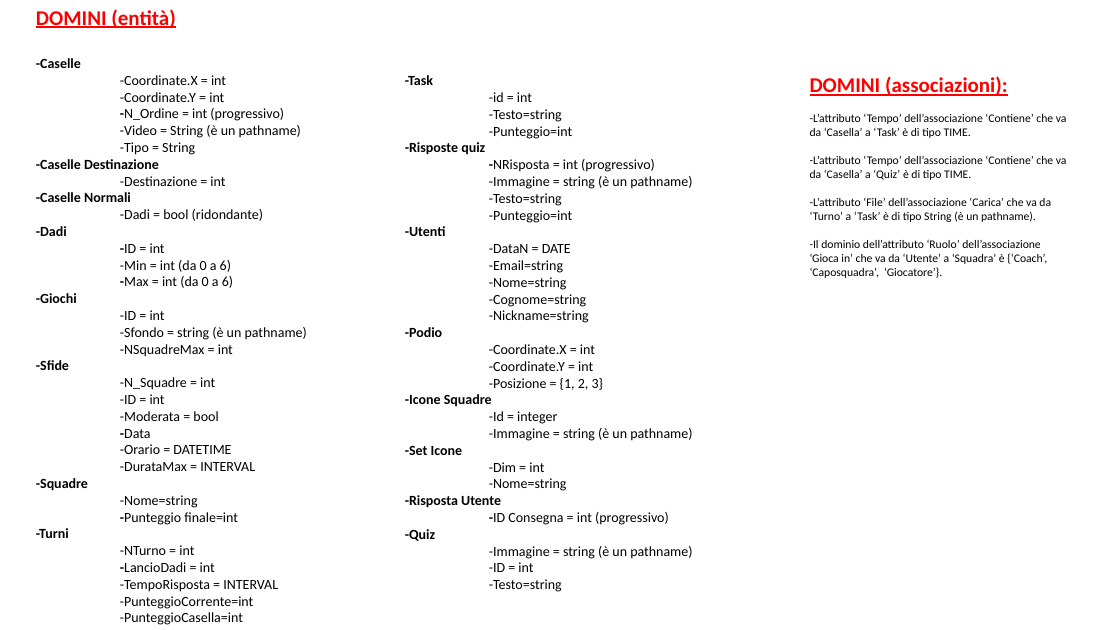
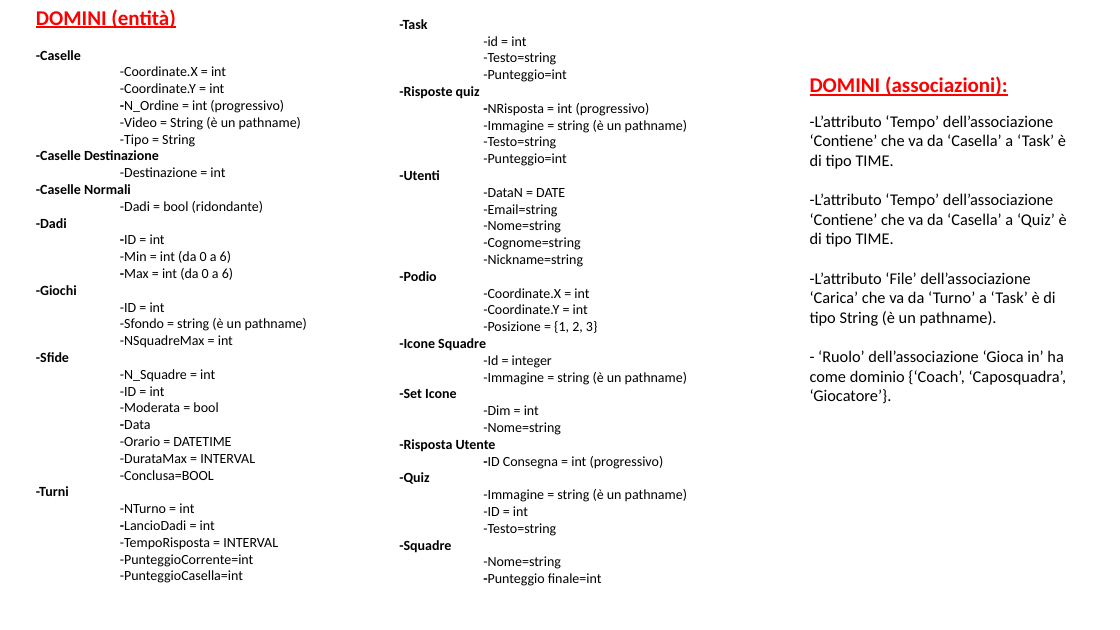
Before and after one commit to DavideGit-cs/BD_Progetto_Gruppo11, a slide deck: slide 3 of Vincoli_Domini_BDProgetto_finale.pptx. Drawn at 1120x630 pixels with LibreOffice and Linux fonts; fonts in the diff are those of the drawing. Boxes give left, top, right and bottom in pixels: in the first picture for what was removed or moved away, otherwise in the second. Text is boxed around its words. In the diff, an @@ line names an element or a change of style, - is before the commit and + after.

```diff
--- a/Vincoli_Domini_BDProgetto_finale.pptx
+++ b/Vincoli_Domini_BDProgetto_finale.pptx
@@ text "-Task": place and size @@
-text "-Task" at (405,75,692,592)
+text "-Task" at (399,19,687,586)
@@ text at (810,115,1067,326): size 10 to 14 pt in "-L’attributo ‘Tempo’ dell’associazione ‘Contiene’ che va da ...", "-L’attributo ‘Tempo’ dell’associazione ‘Contiene’ che va da ...", "-L’attributo ‘File’ dell’associazione ‘Carica’ che va da ..." @@
@@ text at (810,350,1067,404): text changed; size 10 to 14 pt @@
--Il dominio dell’attributo ‘Ruolo’ dell’associazione ‘Gioca in’ che va da ‘Utente’ a ‘Squadra’ è {‘Coach’, ‘Caposquadra’, ‘Giocatore’}.
+- ‘Ruolo’ dell’associazione ‘Gioca in’ ha come dominio {‘Coach’, ‘Caposquadra’, ‘Giocatore’}.
@@ text at (120,470,214,480): text changed @@
--Squadre
--Nome=string
--Punteggio finale=int
+-Conclusa=BOOL
@@ text at (399,540,602,586): paragraphs added @@
+-Squadre
+-Nome=string
+-Punteggio finale=int
```
Also in this commit, not shown: 15 other slides changed, 5 slides added, 1 slide removed, 10 other files.
